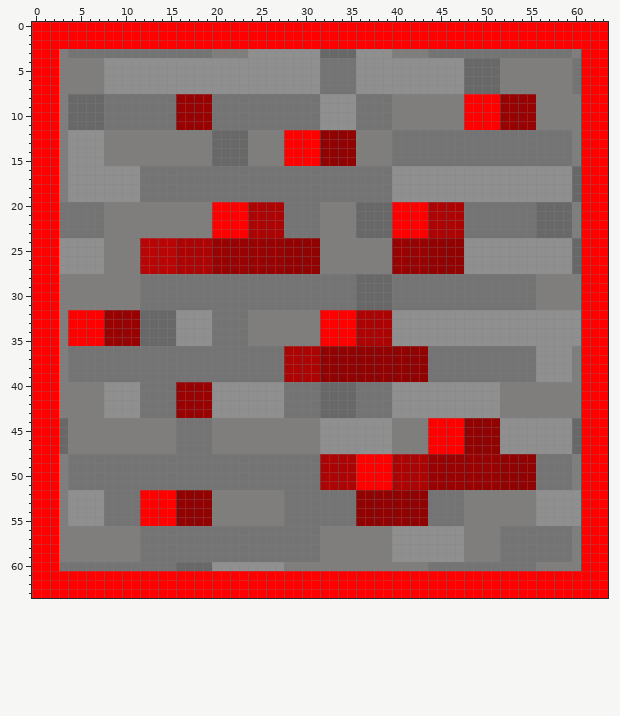
File history of a pixel-art sprite, ores/mcl_core_redstone_ore.png. Above: the version before the commit.
The file is 64x64 pixels. Colours within 5 levels of each other are drawn and written as one.
After the commit:
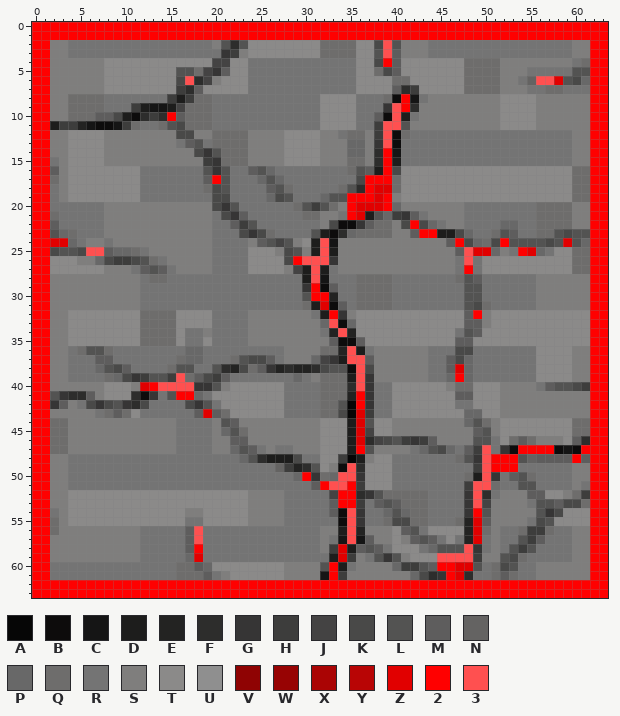
Palette (. is transparent): A #060606  B #0d0c0c  C #151515  D #1d1d1c  E #232322  F #2d2d2c  G #363535  H #3d3d3c  J #444343  K #494948  L #535352  M #5e5d5d  N #646362  P #686868  Q #6e6d6c  R #747474  S #7f7e7d  T #8b8a89  U #8f8f8f  V #8f0303  W #970303  X #aa0404  Y #b80505  Z #e10000  2 #ff0000  3 #ff5050
The commit says: Updated all ore textures
From old to new:
Changed rows in their new state; - is an unchanged pixel.
first column x 2:
 2 SSRRRRRRRRRRRRRRRRSLFLTTTTTTTTQQQQTTK3LSSSRRRRRRRRRRRRRRRRSS
 3 S-----------------RGH-TTTTTTTTQQQQTTL3M--------------------S
 4 S-----TTTTTTTTTTTTJJTTRRRRRRRR----TTK2MTTTTTTTQQQQ---------Q
 5 S-----TTTTTTTTLLQJGMTTRRRRRRRR----TTQKMTTTTTTTQQQQ---RRRRRLL
 6 S-----TTTTTTTTK3FJSTTTRRRRRRRR----TTTTQQTTTTTTQQQQ--RN33ZLKP
 7 S-----TTTTTTTTHFMTTTTTRRRRRRRR----TTTTMFHTTTTTQQQQ---RRQQR-R
 8 S-QQQQ-------HDHQQ------------TTTT---QB2CR----SSSSTTTT-----S
 9 S-QQQQ---HDCCDJQQQ------------TTTT---G32F-----SSSSTTTT-----S
10 S-QQQMMKDBFHF2MQQQ------------TTTT--MB3DR-----SSSSTTTT-----S
11 DHHECBBCHQ--QLKQQQ------------TTTT--H33L------SSSSTTTT-----S
12 S-TTTT--------KK--QQQQ----TTTTSSRQQ-H3BQ-------------------S
13 S-TTTT--------RMLRQQQQ----TTTTSSSPP-G3B--------------------S
14 S-TTTT----------KGLQQQ----TTTTSSSPP-F2C--------------------S
15 R-TTTT-----------HGQQQ----TTTTSSSQQ-F2D--------------------S
16 M-TTTTTTTT-------LGL--MLP--------QLMD2KTTTTTTTTTTTTTTTTTTTQQ
17 Q-TTTTTTTT-------M2L---PLP--------K222QTTTTTTTTTTTTTTTTTTTQQ
18 R-TTTTTTTT-------QKL----MLQ-----QLF2ZZQTTTTTTTTTTTTTTTTTTTQQ
19 R-TTTTTTTT--------KK----PKL---PLL222Z2STTTTTTTTTTTTTTTTTTTQQ
20 R-----------------KGLRRRRR-QLHLQ-2ZZZ2PSSSSSSS--------QQQQ-S
21 Q-----------------RKGMRRRR--QQ--R2ZDL-HGMRSSSS--------QQQQ-S
22 M-----------------RRMHLRRR-----KBBGMQQSK-KPRSS----PP--QQQQ-S
23 LPQ---------------RRRKGKQR---LDBFPQQQQSSM-2DDKP--QLM--QQLKLL
24 ZZPRSSR---SSSSSSSSRRRRSMLJLSTD3C------SSSSSSM2KPQK2LLLLKLZLP
25 KLLK33MPPQRSSSSSSSRRRRTTTSKLSD3D------SSSSSSSM3ZZPSR2ZPRTTQQ
26 TTTSSPKHHKLQRSSSSSRRRRTTTTK2333G------SSSSSSSR3RTTTTTTTTTTQQ
27 TTTTTT---RMLMRSSSSRRRRTTTTSJD3DR------SSSSSSSR2RTTTTTTTTTTQQ
28 S----------QQ---------------D3C---QQQQ-------QLM-----------S
29 S---------------------------G2BM--QQQQ--------LL-----------S
30 S---------------------------L22E--QQQQ--------LL-----------S
31 S---------------------------QDZBM-QQQQ--------LKQ----------S
32 S-TTTTTTTTQQQQTTTT-----------RD-GSTTTTTTTTTTTTM2STTTTTTTTTTT
33 S-TTTTTTTTQQQQTTTT------------P3BPTTTTTTTTTTTTMMSTTTTTTTTTTT
34 S-TTTTTTTTQQQQTRRS------------RE3ETTTTTTTTTTTRLMTTTTTTTTTTTT
35 S-TTTTTTTTQQQQTRRT------------SMBBMTTTTTTTTTTMMTTTTTTTTTTTTT
36 S--QLLQ--------PP---------SSSSQQE3DRSSSSSS---KK-------TTTT-S
37 S----MM-------QPP---QLKKM-SSSPJGD33MSSSSSS--MKP-------TTTT-S
38 S----PLKM----QLL--LFEKQMGEFEEFKLLB3KSSSSSS--MZP-------TTTT-S
39 S-----QPKGHLLH3QMKHM------RPRSQQQD3GSSSSSS--P2P-------TTTT-S
40 S-----TTTSZ23333GGLSTTTTTT----QQQF3G--TTTTTTSQQTTT----RMLLKH
41 LGFFM-TTTFBG-L22PRTTTTTTTT----QQQE2G--TTTTTTTMMTTT---------S
42 GM-RKGKLGFK---RKGLRTTTTTTT----QQLA2G--TTTTTTTRRTTT---------S
43 S----RQMQT----RRMZMQTTTTTT----QQKAZH--TTTTTTTTPPTT---------S
44 QQ-----------------LM---------TTTDZLTT----SSSSPLQSTTTTTTTTQQ
45 QQ-----------------PLQ--------TTTDZJTT----SSSSSMLSTTTTTTTTQQ
46 QQ------------------MM--------TTTDZFJKLHGHMSSSSLLRTQMQSSSTMF
47 QQ------------------PLMR-RR---TTTD2LSS--RPLKPRMH3RGB2222BCB-
48 S--------------------PLFDDDK--TTHADSTTRRRRRRRQLG3222LNMMMM2M
49 S------------------------NHEFLTSB3FTTTRRRRRRRRRH3222RR-----S
50 S--------------------------P2GQP33GTTTRRRRRRRRQD3GRMLQ-----S
51 S----------------------------M2332HTTTRRRRRRRRH33QRRLL-----R
52 S-TTTTTTTTTTTTTTTTTTTT---------J22FGLQQQQQ----G3FR---MMTTSQH
53 S-TTTTTTTTTTTTTTTTTTTT---------M22HRMLMQQQ----G3J----RLLMKKQ
54 R-TTTTTTTTTTTTTSSTTTTT---------MB3GRRPLPQQ----G2L-----LGKTTT
55 Q-TTTTTTTTTTTTTRRTTTTT----------B3GRRQKKQQ---QEZM----RKLTTTT
56 Q--------------M3---------------D3E---TMLRTTTTEZQ---QHHQ---S
57 S--------------M3--------------RC3CM--TSMLMRTREZR---LHM----S
58 S--------------M2--------------HZDMLMRTTTRPLLL3GR--LHL-----S
59 S--------------PZ-------------RDZH-RLGLSTTT3333H--LKQ------S
60 R-------------QQM-TTTTTTTT----L2DR----PHHLM22ZZL-QKL-------S
61 RRRRRRRRRRRRRRQQQMRSTTTTTTSSSSC-HSSSSSSSPKFG-ZFRRQMQRRSSSSSS
